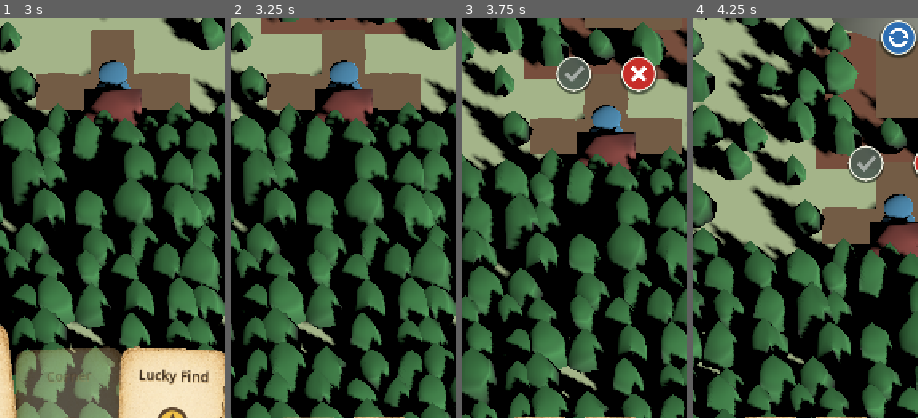
Above: before the commit, frames 1-4 (left to right).
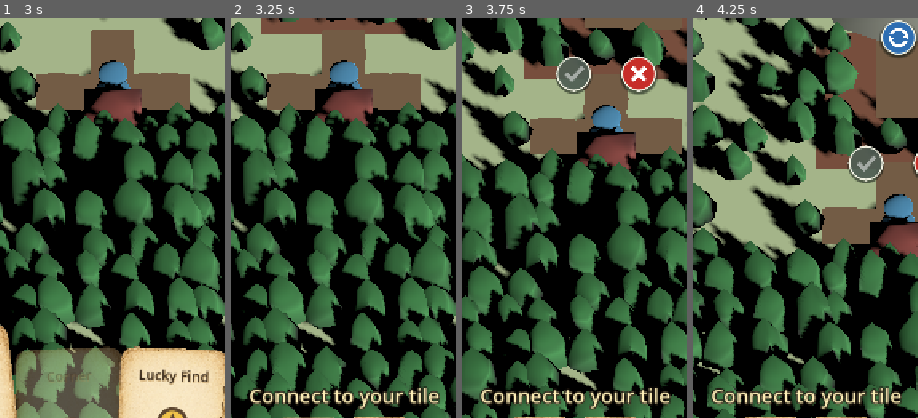
Above: after the commit, the same moments.

Repository: Reicher/The-Road-North
Game: Godot game, scene res://scenes/main.tscn
Two runs of this game, one before a commit and one after it. Both use one fixed random seed, a clock stepped at 60 frames per second and the inputs below.
Inputs (mouse positions are % of the whole screen's width and height, from its top left):
- Up to frame 1 (3 s): click (14, 90) at 0.52 s; click (88, 7) at 1.25 s; click (43, 8) at 2 s; tap Enter at 2.75 s; drag from (50, 87) to (60, 28) at 2.77 s
- Up to frame 2 (3.25 s): no input
- Up to frame 3 (3.75 s): drag from (30, 55) to (45, 70) at 3.52 s
- Up to frame 4 (4.25 s): no input
The pictures show only the part of the screen within x 25-75%, y 41-91%; the shares and areas given below are measured in that part.

Frame 1 is identical in both runs. In frame 2, 2.1% of the frame differs, in the area x 8-93%, y 92-98%; in frame 3, 2.1%; in frame 4, 2.3%, in the area x 7-93%, y 92-98%.

Commit message:
Enlarge and reposition placement helper text

Diff:
--- a/scripts/hand_ui.gd
+++ b/scripts/hand_ui.gd
@@ -309,6 +309,23 @@
 	return get_global_rect().position.y - activation_margin
 
 
+func get_card_top_screen_y() -> float:
+	if cards.is_empty():
+		return get_global_rect().position.y
+
+	var card_top := INF
+	for card in cards:
+		var canvas_transform := card.get_global_transform_with_canvas()
+		for corner in [
+			Vector2.ZERO,
+			Vector2(card.size.x, 0.0),
+			Vector2(0.0, card.size.y),
+			card.size,
+		]:
+			card_top = minf(card_top, (canvas_transform * corner).y)
+	return card_top
+
+
 func is_canvas_position_over_hand(canvas_position: Vector2) -> bool:
 	return get_global_rect().has_point(canvas_position)
 
--- a/scripts/placement_controller.gd
+++ b/scripts/placement_controller.gd
@@ -13,6 +13,15 @@
 const MODE_ROAD_PLACEMENT := "road_placement"
 const MODE_DESTROY_TARGETING := "destroy_targeting"
 const MODE_ROTATE_TARGETING := "rotate_targeting"
+const HINT_TOO_FAR := "Too far away"
+const HINT_STANDING_HERE := "You're standing here"
+const HINT_OCCUPIED := "Tile already occupied"
+const HINT_CANT_TARGET := "Can't target this tile"
+const HINT_TERRAIN_BLOCKS := "Terrain blocks placement"
+const HINT_ROAD_OFF_MAP := "Road leads off map"
+const HINT_CONNECT_TO_PLAYER := "Connect to your tile"
+const HINT_ROAD_DOESNT_FIT := "Road doesn't fit"
+const HINT_NO_TILE := "No tile to target"
 
 class TargetPreview extends Node3D:
 	var preview_color := Color.TRANSPARENT
@@ -332,18 +341,20 @@
 	_preview_tile.visible = true
 
 	var tile_data := _roads.make_tile_data(active_definition, rotation_steps)
-	_placement_valid = _is_valid_placement(preview_position, tile_data.get("connections", {}))
+	var connections: Dictionary = tile_data.get("connections", {})
+	var invalid_hint := _get_road_placement_hint(preview_position, connections)
+	_placement_valid = invalid_hint.is_empty()
 	_preview_tile.tile_tint = Color(1.08, 1.08, 1.04, 0.98)
 	_preview_tile.set_highlight(true, VALID_COLOR if _placement_valid else INVALID_COLOR)
 	if not _card_drag_in_progress:
-		_controls_layer.show_preview_controls(preview_position, _map, _hand, _placement_valid)
+		_controls_layer.show_preview_controls(preview_position, _map, _hand, _placement_valid, true, invalid_hint)
+	else:
+		_controls_layer.show_hint(invalid_hint, _hand)
 	set_process(true)
 
 
 func _is_valid_placement(grid_position: Vector2i, connections: Dictionary) -> bool:
-	if not _is_in_target_range(grid_position):
-		return false
-	return _map.can_place_tile(grid_position, connections)
+	return _get_road_placement_hint(grid_position, connections).is_empty()
 
 
 func _is_valid_destroy_target(grid_position: Vector2i) -> bool:
@@ -406,6 +417,7 @@
 
 func _refresh_tile_target() -> void:
 	var valid_target := _is_valid_tile_target(preview_position)
+	var invalid_hint := _get_tile_target_hint(preview_position)
 	if active_mode == MODE_ROTATE_TARGETING and valid_target:
 		_capture_rotate_target()
 		_placement_valid = _rotate_target_has_changed()
@@ -414,7 +426,9 @@
 	else:
 		_placement_valid = valid_target
 		if not _card_drag_in_progress:
-			_controls_layer.show_preview_controls(preview_position, _map, _hand, _placement_valid, false)
+			_controls_layer.show_preview_controls(preview_position, _map, _hand, _placement_valid, false, invalid_hint)
+	if _card_drag_in_progress:
+		_controls_layer.show_hint(invalid_hint, _hand)
 	_refresh_target_preview(valid_target)
 	set_process(true)
 
@@ -516,6 +530,73 @@
 	return _is_valid_destroy_target(grid_position)
 
 
+func _get_road_placement_hint(grid_position: Vector2i, connections: Dictionary) -> String:
+	if _is_too_far_away(grid_position):
+		return HINT_TOO_FAR
+	if grid_position == _player.grid_position:
+		return HINT_STANDING_HERE
+	if _map.get_tile(grid_position) != null:
+		return HINT_OCCUPIED
+	if not _map.can_build_on_fixed_feature(grid_position):
+		return HINT_TERRAIN_BLOCKS
+	if _road_leads_off_map(grid_position, connections):
+		return HINT_ROAD_OFF_MAP
+	if _road_mismatches_player_tile(grid_position, connections):
+		return HINT_CONNECT_TO_PLAYER
+	if not _map.can_place_tile(grid_position, connections):
+		return HINT_ROAD_DOESNT_FIT
+	return ""
+
+
+func _get_tile_target_hint(grid_position: Vector2i) -> String:
+	if _is_too_far_away(grid_position):
+		return HINT_TOO_FAR
+	if grid_position == _player.grid_position:
+		return HINT_STANDING_HERE
+	if grid_position == _map.get_start_position() or grid_position == _map.get_goal_position():
+		return HINT_CANT_TARGET
+	if _map.get_tile(grid_position) == null:
+		return HINT_NO_TILE
+	return ""
+
+
+func _is_too_far_away(grid_position: Vector2i) -> bool:
+	var delta: Vector2i = grid_position - _player.grid_position
+	return absi(delta.x) + absi(delta.y) > get_target_range()
+
+
+func _road_leads_off_map(grid_position: Vector2i, connections: Dictionary) -> bool:
+	for direction_name in GameMap.DIRECTIONS:
+		if connections.get(direction_name, false) != true:
+			continue
+		var direction: Vector2i = GameMap.DIRECTIONS[direction_name]
+		if not _map.is_inside_playable_area(grid_position + direction):
+			return true
+	return false
+
+
+func _road_mismatches_player_tile(grid_position: Vector2i, connections: Dictionary) -> bool:
+	var delta: Vector2i = _player.grid_position - grid_position
+	if absi(delta.x) + absi(delta.y) != 1:
+		return false
+	var direction_name: String = _direction_name_for_delta(delta)
+	var opposite_direction: String = GameMap.OPPOSITE_DIRECTIONS[direction_name]
+	var player_tile: Variant = _map.get_tile(_player.grid_position)
+	if not (player_tile is Dictionary):
+		return false
+	var player_connections: Dictionary = player_tile.get("connections", {})
+	var opens_to_player: bool = connections.get(direction_name, false) == true
+	var player_opens_back: bool = player_connections.get(opposite_direction, false) == true
+	return opens_to_player != player_opens_back
+
+
+func _direction_name_for_delta(delta: Vector2i) -> String:
+	for direction_name in GameMap.DIRECTIONS:
+		if GameMap.DIRECTIONS[direction_name] == delta:
+			return direction_name
+	return ""
+
+
 func _capture_rotate_target() -> void:
 	if _rotate_original_position == preview_position:
 		return
--- a/scripts/placement_controls_ui.gd
+++ b/scripts/placement_controls_ui.gd
@@ -42,14 +42,28 @@
 	position_buttons(Vector2i(-1, -1), null, hand)
 
 
-func show_preview_controls(preview_position: Vector2i, map: GameMap, hand: HandUI, valid: bool, rotate_visible := true) -> void:
+func show_preview_controls(
+	preview_position: Vector2i,
+	map: GameMap,
+	hand: HandUI,
+	valid: bool,
+	rotate_visible := true,
+	hint: String = ""
+) -> void:
 	_resolve_nodes()
-	prompt_label.visible = false
+	show_hint(hint, hand)
 	rotate_button.visible = rotate_visible
 	rotate_button.disabled = not rotate_visible
 	confirm_button.disabled = not valid
 	buttons.visible = true
 	position_buttons(preview_position, map, hand)
+
+
+func show_hint(text: String, hand: HandUI) -> void:
+	_resolve_nodes()
+	prompt_label.text = text
+	prompt_label.visible = not text.is_empty()
+	position_prompt(hand)
 
 
 func hide_all() -> void:
@@ -84,10 +98,8 @@
 
 	var prompt_size := prompt_label.custom_minimum_size
 	var viewport_width := _get_viewport_size().x
-	var strip_top := _get_map_screen_height(hand)
-	var strip_bottom := _get_hand_card_top_screen_y(hand)
-	var strip_height := maxf(0.0, strip_bottom - strip_top)
-	var prompt_y := strip_top + maxf(8.0, (strip_height - prompt_size.y) * 0.5)
+	var card_top := _get_hand_card_top_screen_y(hand)
+	var prompt_y := maxf(8.0, card_top - prompt_size.y - 6.0)
 	prompt_label.size = prompt_size
 	prompt_label.position = Vector2((viewport_width - prompt_size.x) * 0.5, prompt_y)
 
@@ -103,10 +115,7 @@
 	var viewport_height := _get_viewport_size().y
 	if hand == null:
 		return viewport_height
-
-	var hand_rect := hand.get_global_rect()
-	var card_top := hand_rect.position.y + maxf(0.0, hand.size.y - hand.card_size.y - hand.bottom_margin)
-	return clampf(card_top, hand_rect.position.y, viewport_height)
+	return clampf(hand.get_card_top_screen_y(), 1.0, viewport_height)
 
 
 func _resolve_nodes() -> void:
--- a/tests/test_event_cards.gd
+++ b/tests/test_event_cards.gd
@@ -88,6 +88,7 @@
 	_assert(placement.preview_position == Vector2i(-1, -1), "Expected tapping the map not to select an event target")
 	_set_initial_preview(placement, Vector2i(4, 8))
 	_assert(not placement.has_valid_preview(), "Expected start/player tile target to be invalid")
+	_assert(_get_hint(placement) == "You're standing here", "Expected player tile to take priority over protected tile")
 	_assert(not placement.confirm_placement(), "Expected invalid destroy target not to confirm")
 	_assert(map.get_tile(Vector2i(4, 8)) != null, "Expected invalid destroy target to remain placed")
 	_assert(hand.cards.has(destroy_card), "Expected invalid destroy confirm to keep the card")
@@ -99,11 +100,13 @@
 
 	_drag_preview(placement, Vector2i(4, 0), Vector2i(3, 7))
 	_assert(not placement.has_valid_preview(), "Expected diagonal tile target to be outside target range")
+	_assert(_get_hint(placement) == "Too far away", "Expected range to be the highest-priority target hint")
 	var target_preview = placement.get("_target_preview")
 	_assert(target_preview != null and target_preview.preview_color == PlacementController.INVALID_COLOR, "Expected only the selected invalid target to show red")
 
 	_drag_preview(placement, Vector2i(3, 7), Vector2i(4, 7))
 	_assert(placement.has_valid_preview(), "Expected placed tile target to be valid")
+	_assert(_get_hint(placement).is_empty(), "Expected valid event target to hide the helper text")
 	_assert(target_preview.preview_color == PlacementController.VALID_COLOR, "Expected only the selected valid target to show green")
 
 	_drag_preview(placement, Vector2i(4, 7), Vector2i(6, 6))
@@ -459,6 +462,11 @@
 	placement.call("_finish_preview_drag")
 
 
+func _get_hint(placement: PlacementController) -> String:
+	var hint_label := placement.get_node("PlacementControls/PromptLabel") as Label
+	return hint_label.text if hint_label.visible else ""
+
+
 func _assert(condition: bool, message: String) -> void:
 	if condition:
 		return
--- a/tests/test_placement_controller.gd
+++ b/tests/test_placement_controller.gd
@@ -80,6 +80,8 @@
 	_assert(hand.get_focused_card() == null, "Expected placement mode to clear the focused card")
 	_assert(not placement.has_valid_preview(), "Expected Use to wait for a map tap before showing a preview")
 	_assert(placement.get_node("PlacementControls/PromptLabel").visible, "Expected Use to show placement prompt text")
+	var prompt_label := placement.get_node("PlacementControls/PromptLabel") as Label
+	_assert(prompt_label.get_theme_font_size("font_size") == 32, "Expected placement helper text to be large and readable")
 	_assert(hand.position == hand_rest_position, "Expected placement mode to keep the hand in its separate panel")
 	_assert(placement.get_node("PlacementControls").layer > ui.layer, "Expected placement buttons to appear above the hand UI")
 	_assert(placement.get_node("PlacementControls/Buttons").visible, "Expected placement buttons to show before selecting a preview")
@@ -94,6 +96,13 @@
 	_assert(placement.preview_position == Vector2i(-1, -1), "Expected tapping the map not to select a road preview")
 	_set_initial_preview(placement, Vector2i(4, 6))
 	_assert(not placement.has_valid_preview(), "Expected non-adjacent preview to be invalid")
+	_assert(_get_hint(placement) == "Too far away", "Expected range to be the highest-priority placement hint")
+	hand.set_inactive(true, false)
+	placement.get_node("PlacementControls").call("position_prompt", hand)
+	_assert(
+		is_equal_approx(prompt_label.position.y + prompt_label.size.y + 6.0, hand.get_card_top_screen_y()),
+		"Expected placement helper text directly above the retracted cards"
+	)
 	_assert(not map.are_cell_trees_visible(Vector2i(4, 6)), "Expected preview to hide the empty cell's existing trees")
 	_assert(not placement.confirm_placement(), "Expected confirm to reject invalid preview")
 	_assert(map.get_tile(Vector2i(4, 6)) == null, "Expected invalid confirm not to place a tile")
@@ -103,6 +112,7 @@
 	_assert(placement.preview_position == Vector2i(4, 6), "Expected tapping another tile not to move the road preview")
 	_drag_preview(placement, Vector2i(4, 6), Vector2i(4, 7))
 	_assert(placement.has_valid_preview(), "Expected adjacent matching road to be valid")
+	_assert(_get_hint(placement).is_empty(), "Expected valid placement to hide the helper text")
 	_assert(map.are_cell_trees_visible(Vector2i(4, 6)), "Expected moving preview to restore the previous cell's trees")
 	_assert(not map.are_cell_trees_visible(Vector2i(4, 7)), "Expected preview to hide trees under the proposed road")
 	_assert(not placement.get_node("PlacementControls/PromptLabel").visible, "Expected placement prompt to hide after preview appears")
@@ -127,6 +137,7 @@
 	_assert(cancel_button.position.x - (confirm_button.position.x + confirm_button.size.x) >= 48.0, "Expected a safe gap between confirm and cancel")
 	placement.rotate_preview()
 	_assert(not placement.has_valid_preview(), "Expected rotated mismatch to become invalid")
+	_assert(_get_hint(placement) == "Connect to your tile", "Expected player connection mismatch to explain the invalid rotation")
 	_assert(not placement.confirm_placement(), "Expected confirm to stay disabled for invalid rotation")
 
 	placement.rotate_preview()
@@ -173,6 +184,11 @@
 	_assert(not placement.is_in_group("ui_item_drag_active"), "Expected releasing the road preview to restore camera input")
 
 
+func _get_hint(placement: PlacementController) -> String:
+	var hint_label := placement.get_node("PlacementControls/PromptLabel") as Label
+	return hint_label.text if hint_label.visible else ""
+
+
 func _assert(condition: bool, message: String) -> void:
 	if condition:
 		return
--- a/ui/placement_controls.tscn
+++ b/ui/placement_controls.tscn
@@ -9,7 +9,11 @@
 
 [node name="PromptLabel" type="Label" parent="."]
 visible = false
-custom_minimum_size = Vector2(160, 36)
+custom_minimum_size = Vector2(340, 52)
+theme_override_colors/font_color = Color(1, 0.94, 0.72, 1)
+theme_override_colors/font_outline_color = Color(0.08, 0.055, 0.035, 0.96)
+theme_override_constants/outline_size = 8
+theme_override_font_sizes/font_size = 32
 horizontal_alignment = 1
 vertical_alignment = 1
 text = "Place tile"
